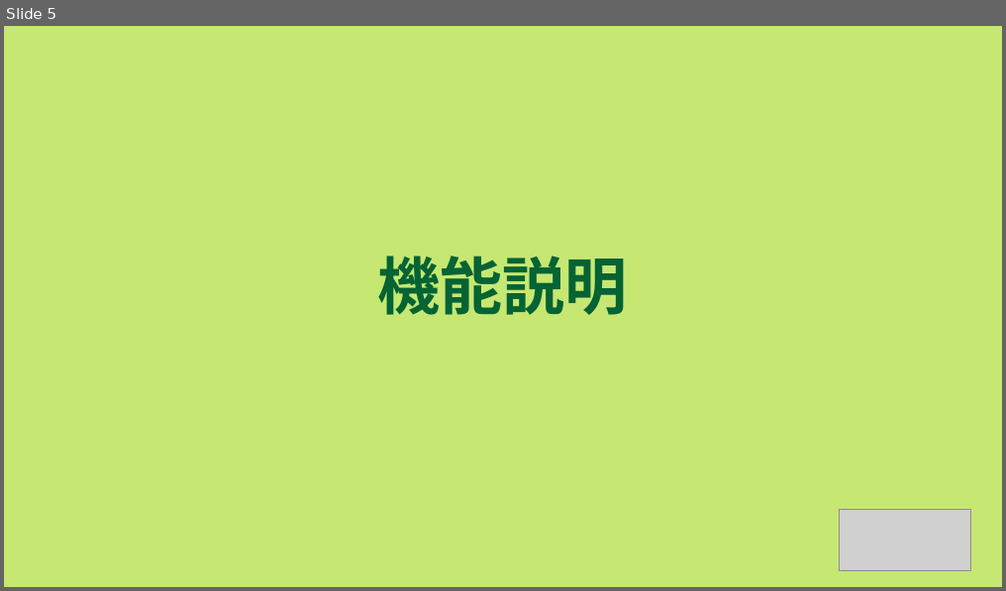
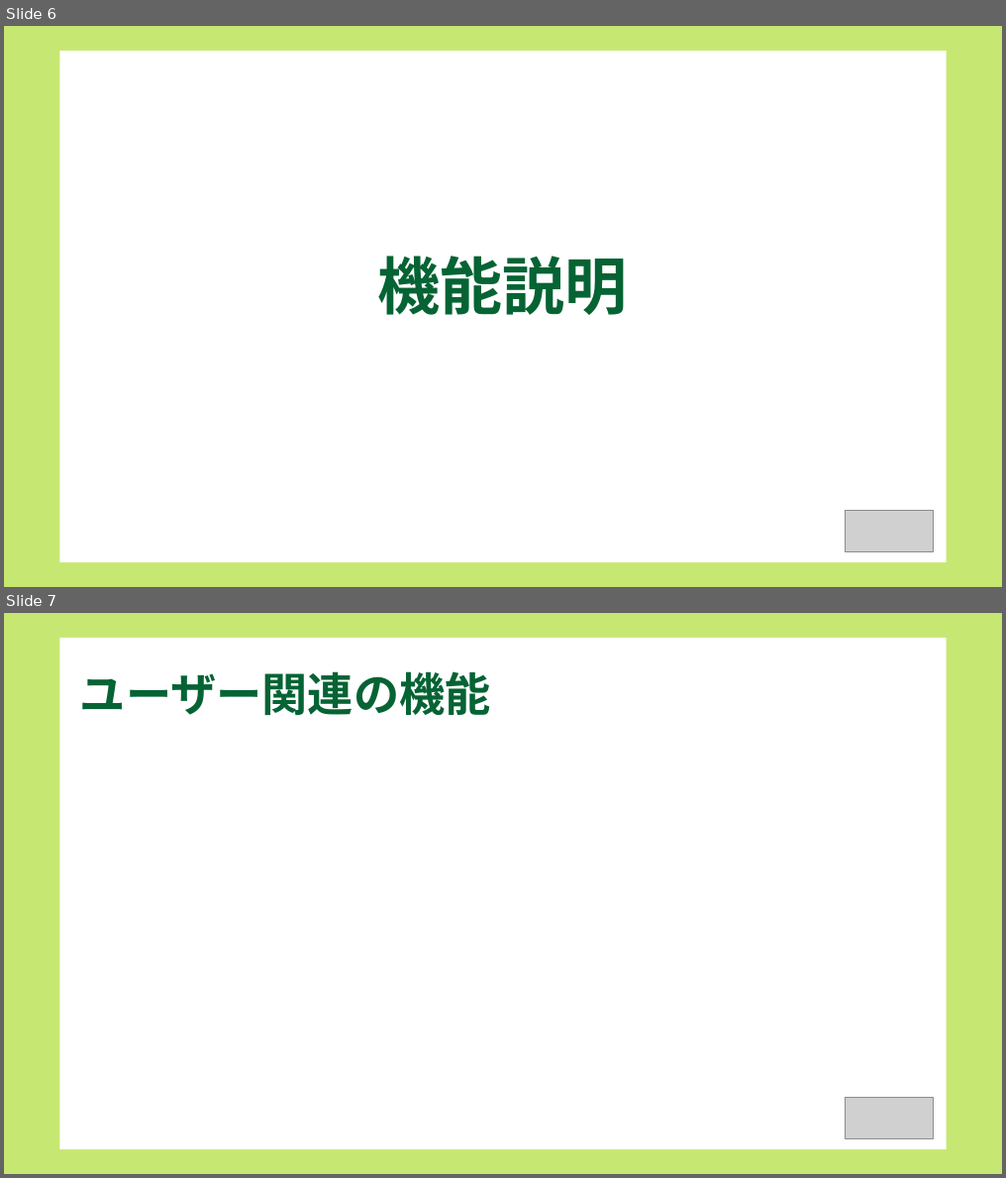
Before and after one commit to dojo2022/B-3, a slide deck: doc/B3炙りえんがわ_成果発表会資料.pptx. Shown one above the other, each under a label of ours: slide 5 before the commit, slides 6 and 7 after it. The pictures are 1006x591 and 1006x1178 pixels, drawn with LibreOffice and Linux fonts; fonts in the diff are those of the drawing; grey boxes stand for pictures. Boxes give left, top, right and bottom in pixels: in the first picture for what was removed or moved away, otherwise in the second. Text is boxed around its words. In the diff, an @@ line names an element or a change of style, - is before the commit and + after.

```diff
--- a/doc/B3炙りえんがわ_成果発表会資料.pptx
+++ b/doc/B3炙りえんがわ_成果発表会資料.pptx
@@ slide 7 added at <box>4,613,1002,1174</box>, background #C6E872 @@
@@ rectangle added at <box>60,638,946,1150</box>, fill #FFFFFF @@
@@ title added at <box>80,671,491,715</box>, 44 pt, text #056334, bold @@
+ユーザー関連の機能
@@ picture added at <box>845,1097,933,1139</box> @@
@@ what was slide 5 is now slide 6 @@
@@ slide 6 changed as well @@
@@ rectangle added at <box>60,51,946,563</box>, fill #FFFFFF @@
@@ picture: place and size @@
-picture at <box>840,509,971,571</box>
+picture at <box>845,510,933,552</box>
```
Also in this commit, not shown: 13 other slides changed, 2 other slides added, 6 slides removed.
